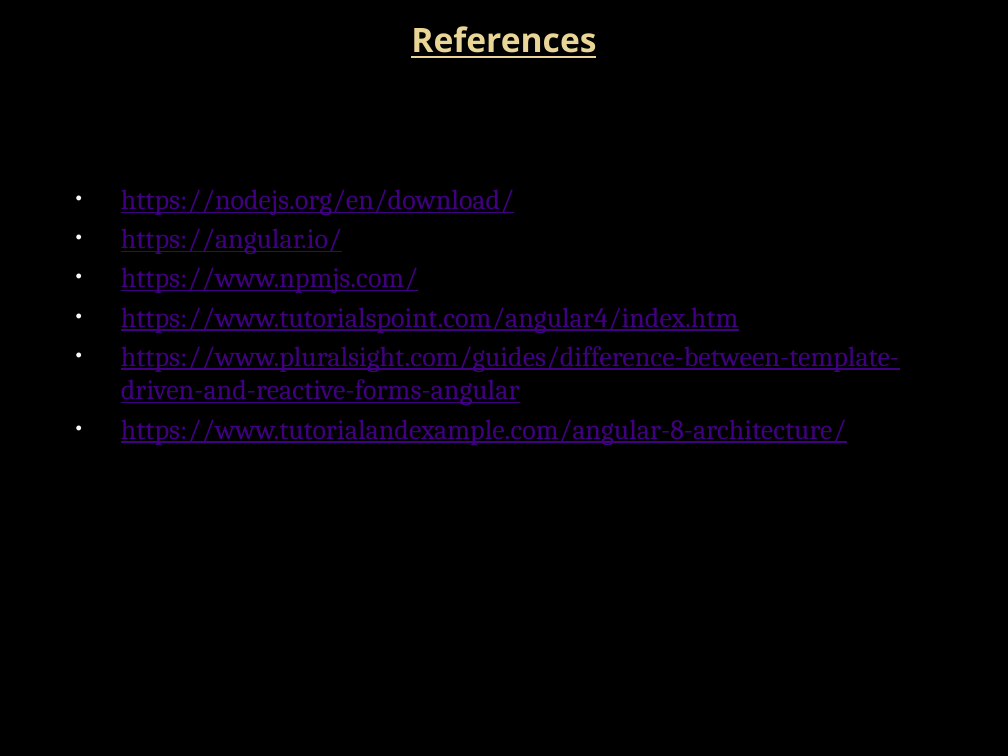
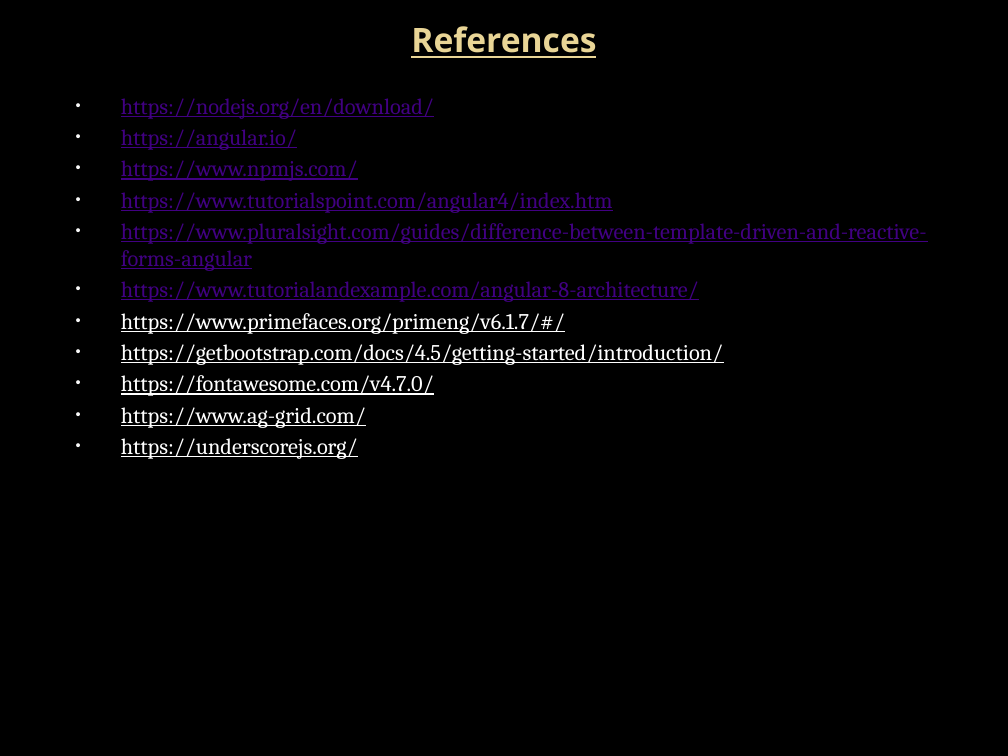
Before and after one commit to dsuro/angular-training, a slide deck: slide 46 of src/assets/ppt/Angular Traning_v2.pptx. Drawn at 1008x756 pixels with LibreOffice and Linux fonts; fonts in the diff are those of the drawing; background and template pictures are left out. Boxes give left, top, right and bottom in pixels: in the first picture for what was removed or moved away, otherwise in the second. Text is boxed around its words. In the diff, an @@ line names an element or a change of style, - is before the commit and + after.

```diff
--- a/src/assets/ppt/Angular Traning_v2.pptx
+++ b/src/assets/ppt/Angular Traning_v2.pptx
@@ text "https://nodejs.org/en/download/": place and size @@
-text "https://nodejs.org/en/download/" at (121, 189, 899, 445)
+text "https://nodejs.org/en/download/" at (121, 98, 927, 459)
@@ text at (121, 98, 927, 302): size 20 to 16 pt in "https://nodejs.org/en/download/", "https://angular.io/", "https://www.npmjs.com/", "https://www.tutorialspoint.com/angular4/index.htm" and 2 more places @@
@@ text at (121, 313, 723, 459): paragraphs added @@
+• https://www.primefaces.org/primeng/v6.1.7/#/
+• https://getbootstrap.com/docs/4.5/getting-started/introduction/
+• https://fontawesome.com/v4.7.0/
+• https://www.ag-grid.com/
+• https://underscorejs.org/
```
Also in this commit, not shown: 4 other slides changed.
